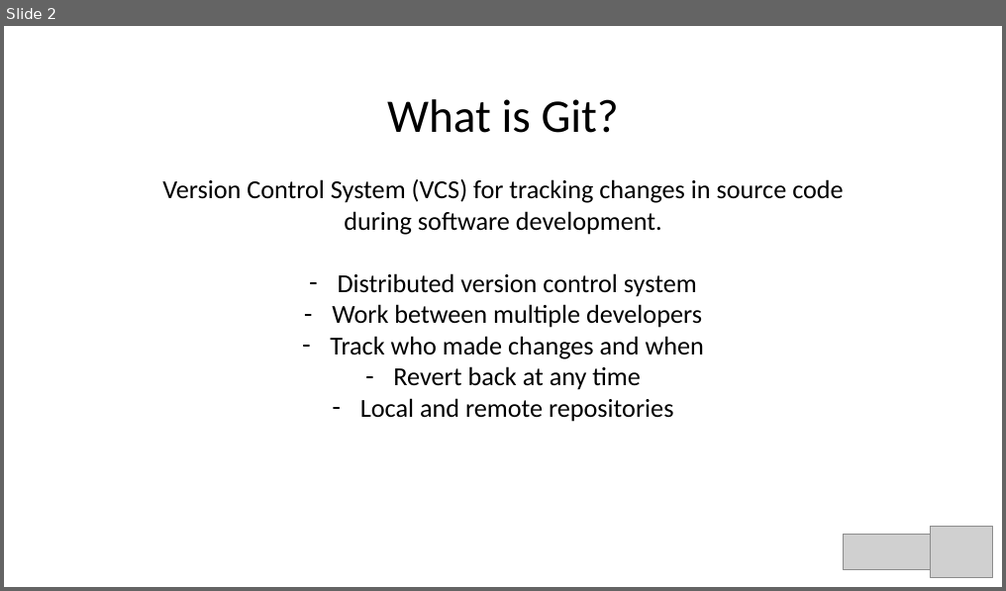
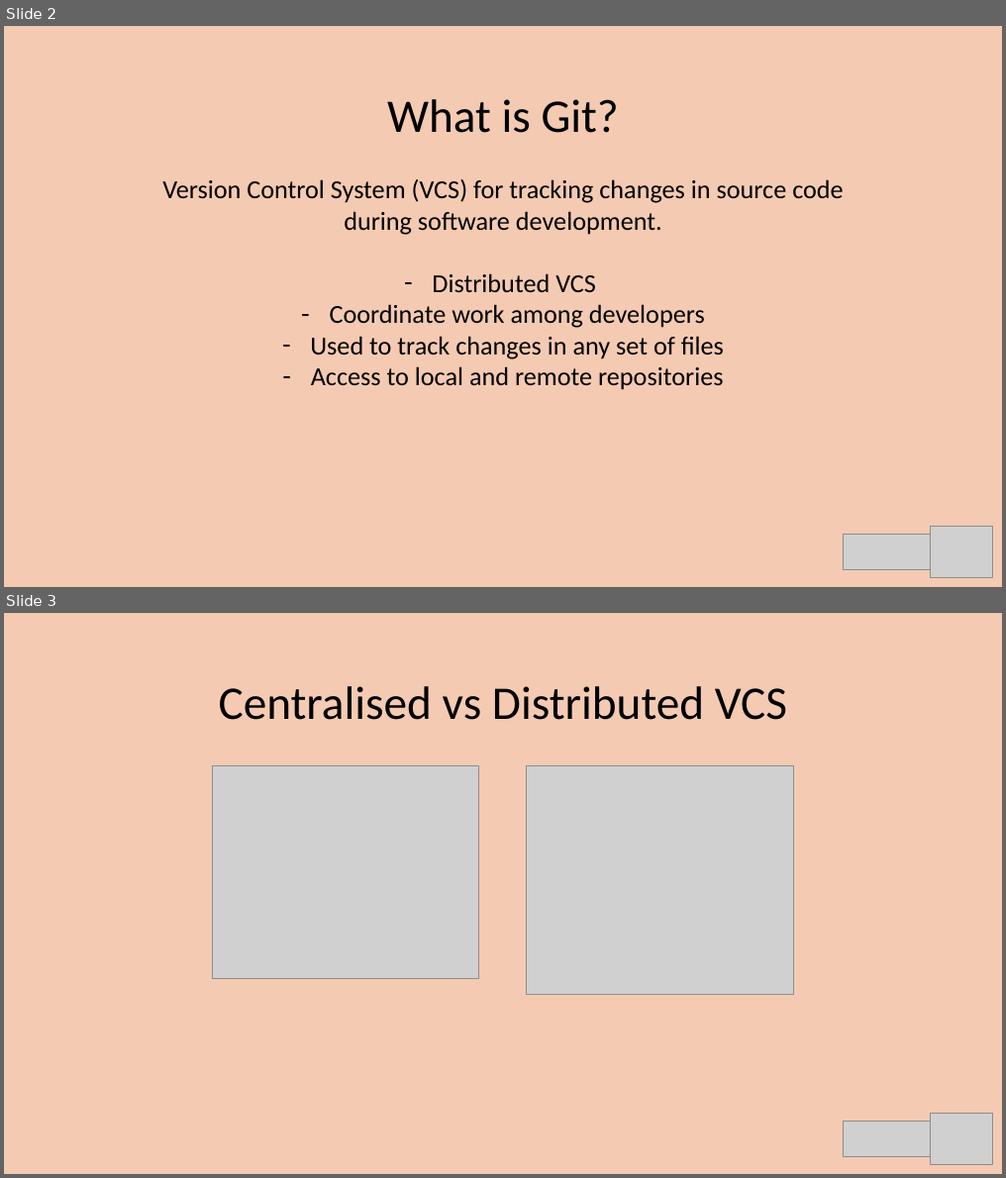
Before and after one commit to szetko/course-materials, a slide deck: Workshops/Git Intro.pptx. Shown one above the other, each under a label of ours: slide 2 before the commit, slides 2 and 3 after it. The pictures are 1006x591 and 1006x1178 pixels, drawn with LibreOffice and Linux fonts; fonts in the diff are those of the drawing; grey boxes stand for pictures. Boxes give left, top, right and bottom in pixels: in the first picture for what was removed or moved away, otherwise in the second. Text is boxed around its words. In the diff, an @@ line names an element or a change of style, - is before the commit and + after.

```diff
--- a/Workshops/Git Intro.pptx
+++ b/Workshops/Git Intro.pptx
@@ slide 3 added at (x1=4, y1=613, x2=1002, y2=1174), background #F4CBB2 @@
@@ text added at (x1=219, y1=686, x2=787, y2=720), 45 pt, text #000000 @@
+Centralised vs Distributed VCS
@@ picture added at (x1=212, y1=765, x2=478, y2=979) @@
@@ picture added at (x1=527, y1=765, x2=794, y2=995) @@
@@ picture added at (x1=930, y1=1113, x2=993, y2=1164) @@
@@ picture added at (x1=844, y1=1121, x2=930, y2=1158) @@
@@ slide 2 changed as well @@
@@ background #FFFFFF to #F4CBB2 @@
@@ text at (x1=310, y1=274, x2=724, y2=390): text changed @@
-– Distributed version control system
-– Work between multiple developers
-– Track who made changes and when
-– Revert back at any time
-– Local and remote repositories
+– Distributed VCS
+– Coordinate work among developers
+– Used to track changes in any set of files
+– Access to local and remote repositories
```
Also in this commit, not shown: 3 other slides changed, 14 other slides added.
